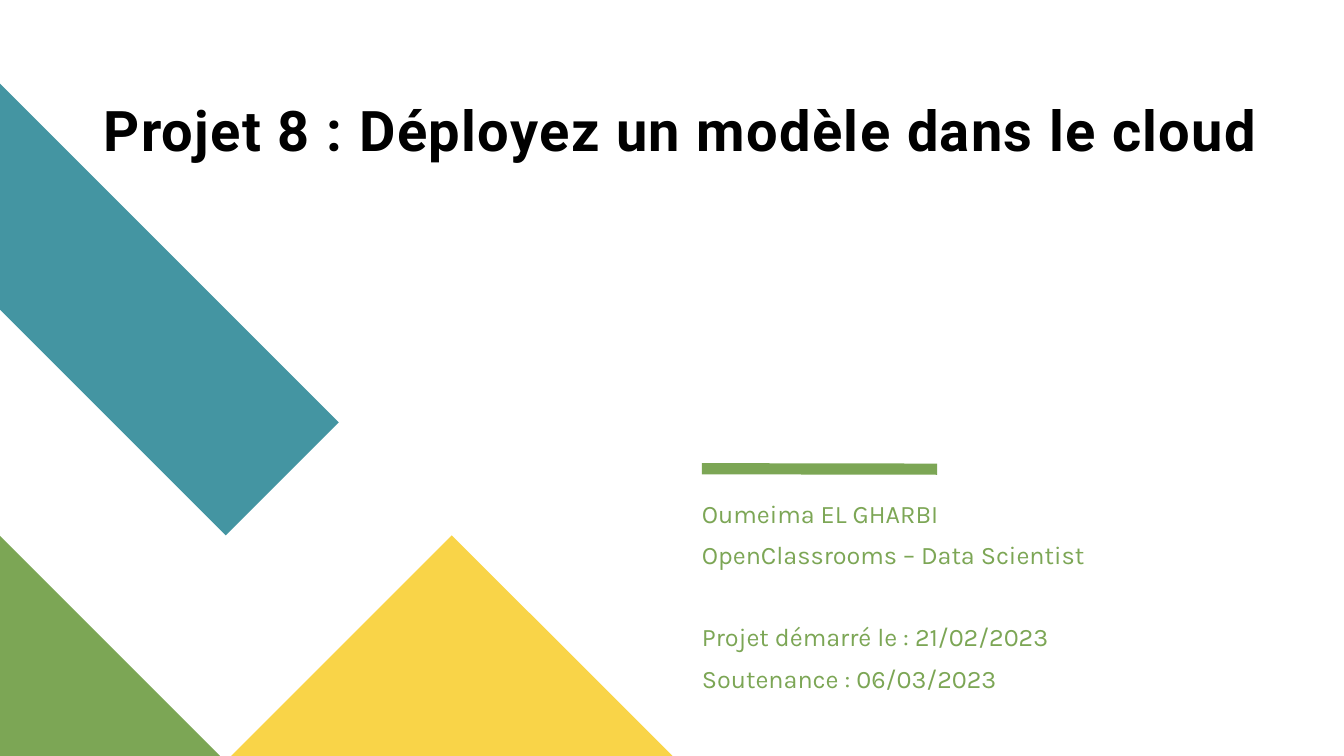
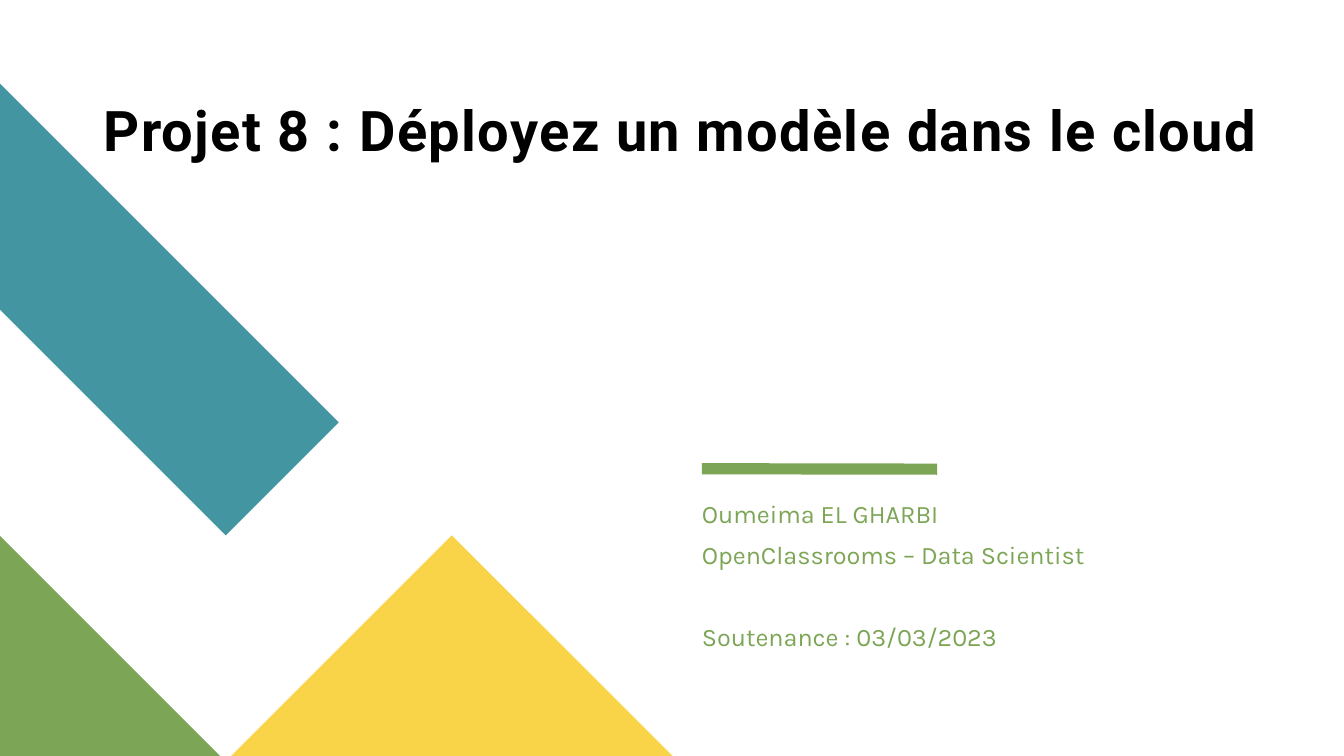
Before and after one commit to oumeima-elgharbi/P8_Data_Science_OpenClassrooms, a slide deck: slide 1 of P8_presentation.pptx. Drawn at 1344x756 pixels with LibreOffice and Linux fonts; fonts in the diff are those of the drawing. Boxes give left, top, right and bottom in pixels: in the first picture for what was removed or moved away, otherwise in the second. Text is boxed around its words. In the diff, an @@ line names an element or a change of style, - is before the commit and + after.

Commit message:
finished presentation

```diff
--- a/P8_presentation.pptx
+++ b/P8_presentation.pptx
@@ text at (x1=702, y1=627, x2=996, y2=648): text changed @@
-Projet démarré le : 21/02/2023
-Soutenance : 06/03/2023
+Soutenance : 03/03/2023
```
Also in this commit, not shown: 2 other slides changed, 26 slides added, 13 slides removed, 1 other file.
